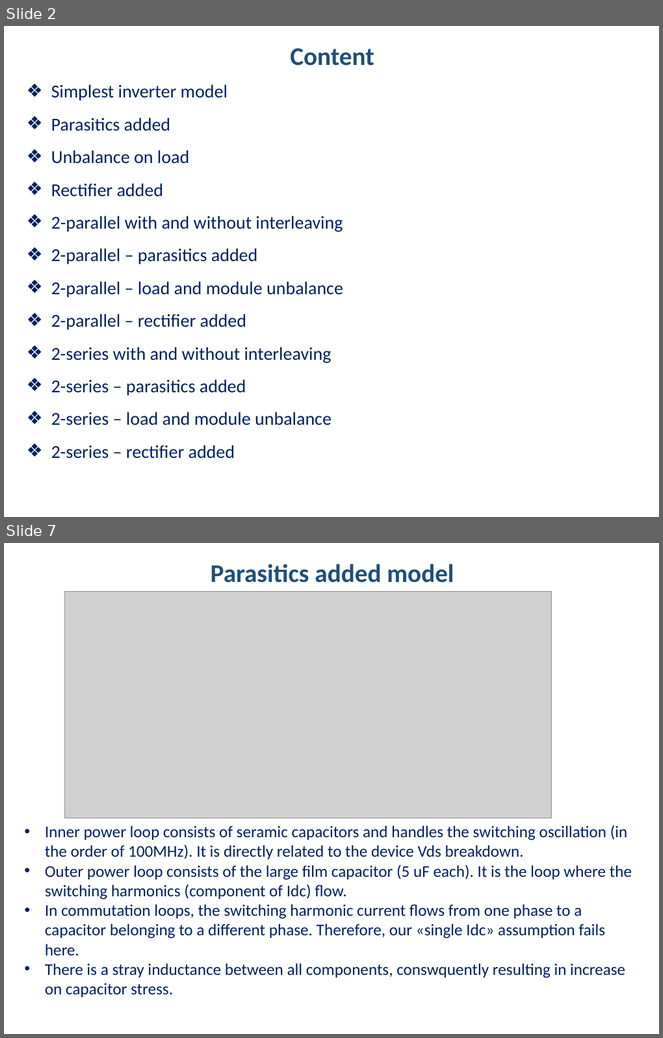
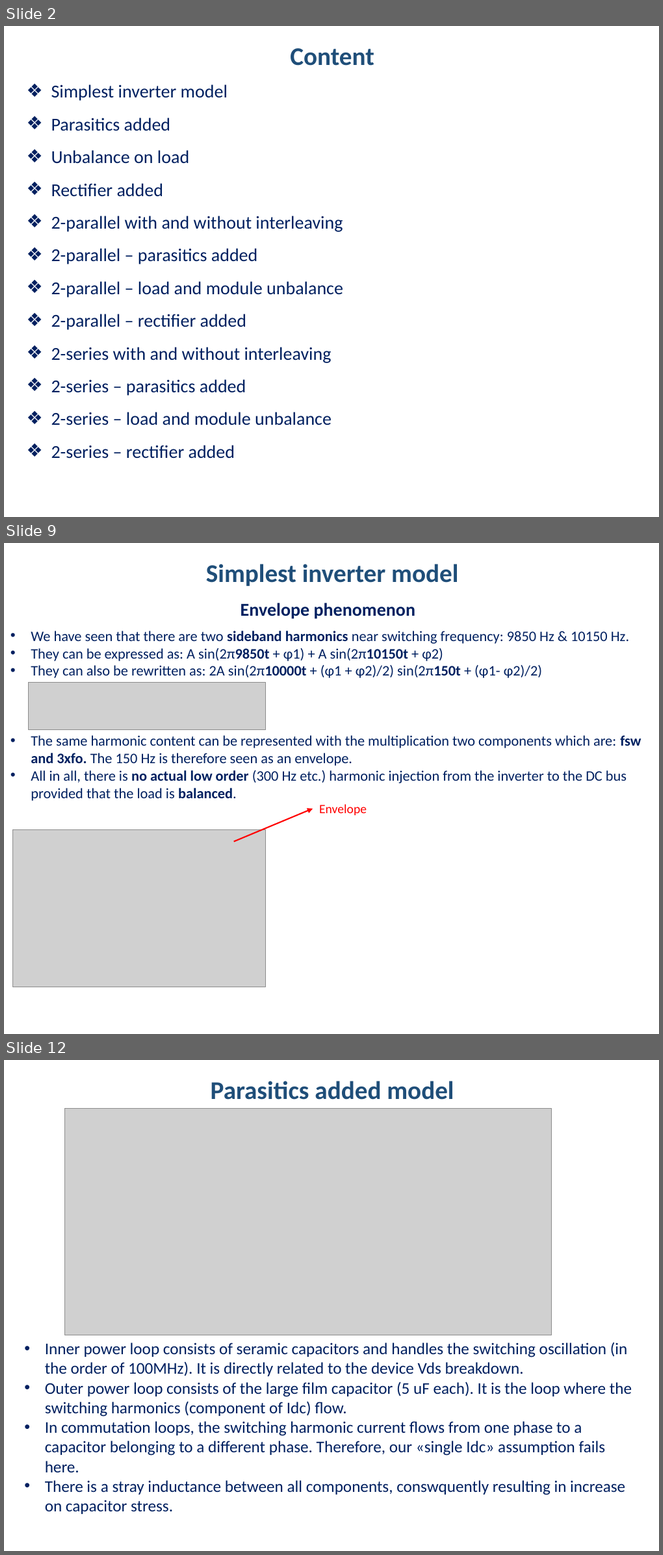
Before and after one commit to hakanpolat/IMMD, a slide deck: Simulation/dcbusmodelwrapup/immd_dcbusmodelwrapup.pptx. Shown one above the other, each under a label of ours: slides 2 and 7 before the commit, slides 2, 9 and 12 after it; the slides between them are not shown. The pictures are 663x1038 and 663x1555 pixels, drawn with LibreOffice and Linux fonts; fonts in the diff are those of the drawing; grey boxes stand for pictures. Boxes give left, top, right and bottom in pixels: in the first picture for what was removed or moved away, otherwise in the second. Text is boxed around its words. In the diff, an @@ line names an element or a change of style, - is before the commit and + after.

Commit message:
DC bus model wrap up sunumuna devam edildi. Simplest model tamamlandı. Envelope fenomeni açıklandı.

```diff
--- a/Simulation/dcbusmodelwrapup/immd_dcbusmodelwrapup.pptx
+++ b/Simulation/dcbusmodelwrapup/immd_dcbusmodelwrapup.pptx
@@ slide 9 added at [4, 543, 659, 1034], background #FFFFFF @@
@@ text added at [206, 564, 458, 586], 28 pt, text #1F4E79, bold @@
+Simplest inverter model
@@ text added at [241, 603, 415, 619], 20 pt, text #002060, bold @@
+Envelope phenomenon
@@ text added at [31, 631, 641, 801], 16 pt, text #002060 @@
+• We have seen that there are two sideband harmonics near switching frequency: 9850 Hz & 10150 Hz.
+• They can be expressed as: A sin(2π9850t + φ1) + A sin(2π10150t + φ2)
+• They can also be rewritten as: 2A sin(2π10000t + (φ1 + φ2)/2) sin(2π150t + (φ1- φ2)/2)
+• The same harmonic content can be represented with the multiplication two components which are: fsw and 3xfo. The 150 Hz is therefore seen as an envelope.
+• All in all, there is no actual low order (300 Hz etc.) harmonic injection from the inverter to the DC bus provided that the load is balanced.
@@ picture added at [28, 683, 265, 730] @@
@@ arrow added from (234, 842) to (313, 809), #FF0000 1.5 pt @@
@@ text added at [319, 804, 367, 815], 14 pt, text #FF0000 @@
+Envelope
@@ picture added at [12, 830, 265, 987] @@
@@ what was slide 7 is now slide 12 @@
```
Also in this commit, not shown: 3 slides changed, 5 other slides added, 1 slide removed, 4 other files.
